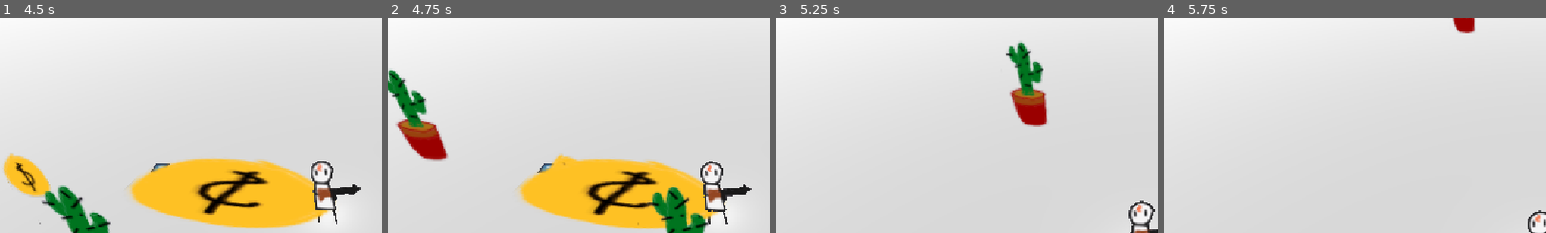
Above: before the commit, frames 1-4 (left to right).
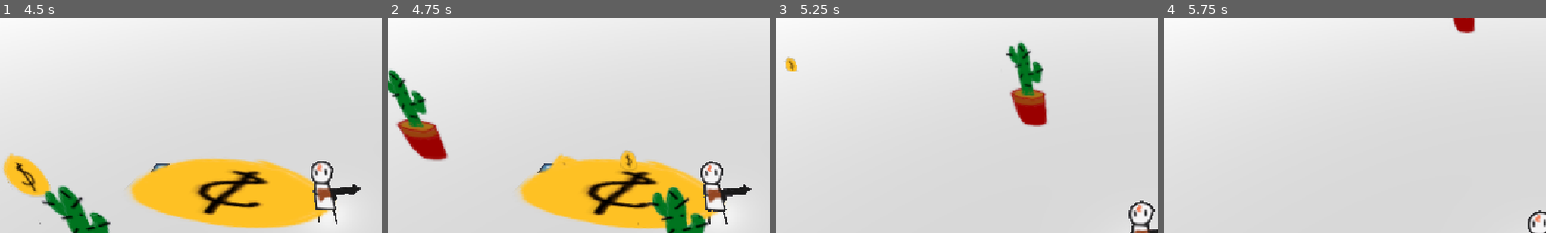
Above: after the commit, the same moments.

Repository: gmuGADIG/DEADSHOT
Game: Godot game, scene res://test_scenes/example_scene.tscn
Same seed, same stepped clock (60 frames per second), same inputs: the game is played once before the commit and once after it. This scene is started directly instead of the project's main scene. The engine's default icon, where the game draws it, is replaced by a stand-in: a white triangle on a blue panel in a dark square.
Inputs (mouse positions are % of the whole screen's width and height, from its top left):
- Up to frame 1 (4.5 s): move the mouse to (72, 45) at 0.52 s; press the mouse at (72, 45) at 0.53 s; hold D (move_right) 0.53-1.28 s; tap E (interact) at 0.8, 1.35, 2.3, 2.85 s; move the mouse to (30, 55) at 1.27 s; release the mouse at (30, 55) at 1.28 s; hold S (move_down) 1.28-2.03 s; click (30, 55) at 1.55 s; move the mouse to (60, 28) at 2.02 s; press the mouse at (60, 28) at 2.03 s; hold D (move_right) 2.03-2.78 s; move the mouse to (45, 70) at 2.77 s; release the mouse at (45, 70) at 2.78 s; hold W (move_up) 2.78-3.53 s; click (45, 70) at 3.05 s; move the mouse to (80, 65) at 3.52 s; hold E (interact) 3.53-4.28 s; hold A (move_left) from 3.53 s (still down); tap Space (roll) at 3.6 s; move the mouse to (20, 35) at 4.27 s; right-click (20, 35) at 4.35 s
- Up to frame 2 (4.75 s): keep holding A (move_left); click (20, 35) at 4.55 s
- Up to frame 3 (5.25 s): move the mouse to (55, 50) at 5.02 s; release A (move_left) at 5.03 s; press the mouse at (55, 50) at 5.03 s; hold S (move_down) from 5.03 s (still down)
- Up to frame 4 (5.75 s): keep holding S (move_down); tap E (interact) at 5.3 s
The pictures show only the part of the screen within x 0-50%, y 0-50%; the shares and areas given below are measured in that part.

Frame 1 is identical in both runs. In frame 2, 0.3% of the frame differs, in the area x 60-66%, y 61-72%; in frame 3, 0.2%; in frame 4, nothing differs.

Commit message:
Added cooldown to gun so the gun no longer fires faster than expected

Diff:
--- a/world/player/weapon/basic_gun/basic_gun.gd
+++ b/world/player/weapon/basic_gun/basic_gun.gd
@@ -1,16 +1,18 @@
 extends Node3D
 
 @onready var player: Player = get_parent()
+@export var fire_cooldown: float = 0.2
+var fire_timer: float = 0.0
 
 func _process(_delta: float) -> void:
 	# No shooting if you're rolling!
-	if Input.is_action_just_pressed("fire"):
-		if not player.can_shoot():
-			return
+	fire_timer+=_delta
+	if Input.is_action_just_pressed("fire") && player.current_state != player.PlayerState.ROLLING && fire_timer>=fire_cooldown:
+		fire_timer = 0.0
 		fire()
 
 func fire() -> void:
-	var bullet: Bullet = preload("res://world/player/weapon/bullet/player_bullet.tscn").instantiate()
+	var bullet: Area3D = preload("res://world/player/weapon/bullet/player_bullet.tscn").instantiate()
 	get_tree().current_scene.add_child(bullet)
 	bullet.fire(self, player.aim_dir())
 
